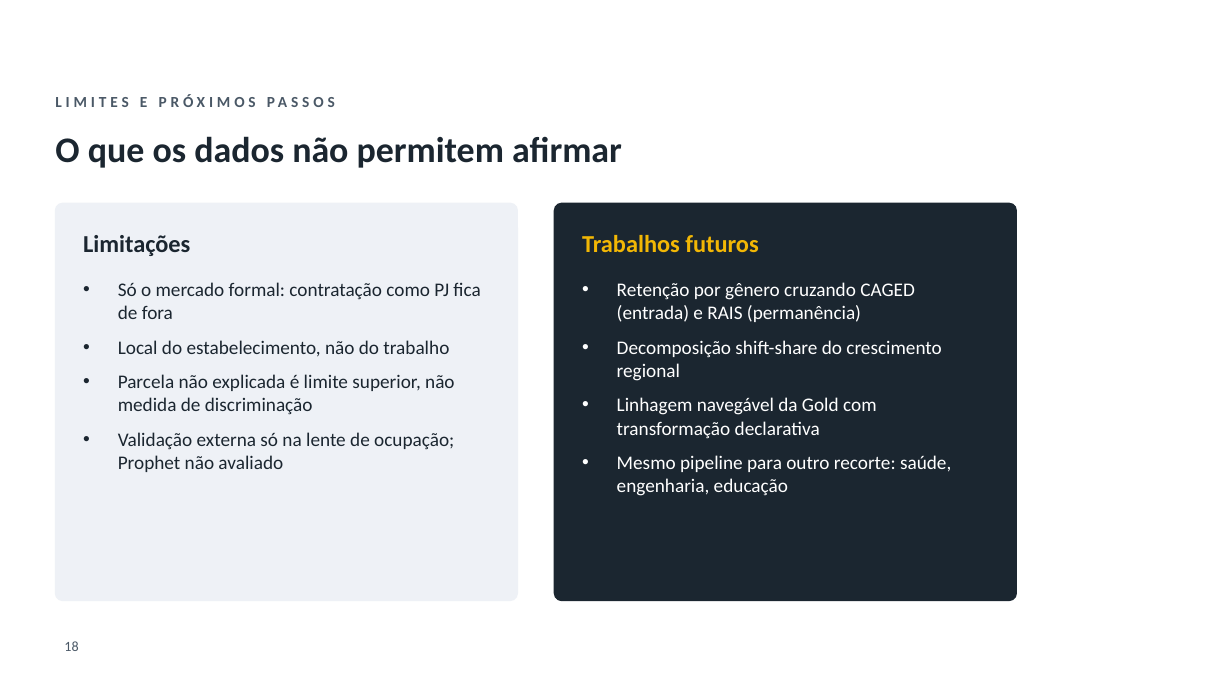
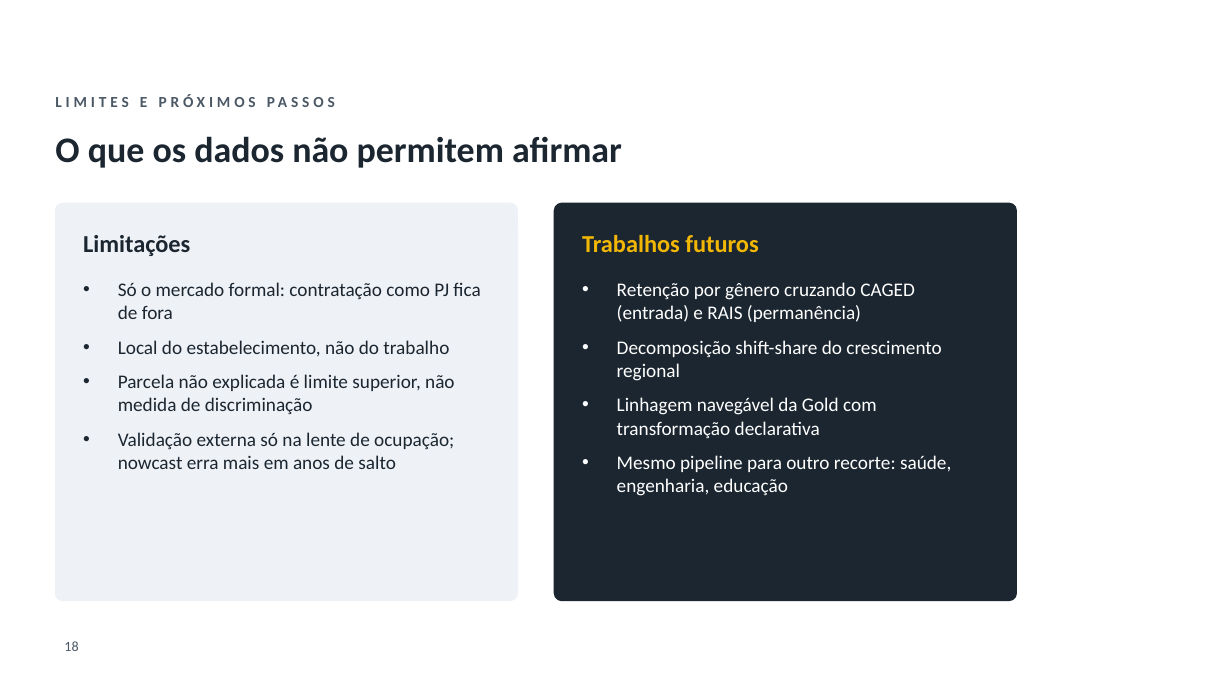
Before and after one commit to GianSE/mercadotech, a slide deck: slide 18 of apresentacao/apresentacao-tcc2.pptx. Drawn at 1232x693 pixels with LibreOffice and Linux fonts; fonts in the diff are those of the drawing; background and template pictures are left out. Boxes give left, top, right and bottom in pixels: in the first picture for what was removed or moved away, otherwise in the second. Text is boxed around its words. In the diff, an @@ line names an element or a change of style, - is before the commit and + after.

```diff
--- a/apresentacao/apresentacao-tcc2.pptx
+++ b/apresentacao/apresentacao-tcc2.pptx
@@ text at bbox=[118, 432, 454, 469]: text changed @@
-• Validação externa só na lente de ocupação; Prophet não avaliado
+• Validação externa só na lente de ocupação; nowcast erra mais em anos de salto
```
Also in this commit, not shown: 2 other slides changed, 10 other files.
